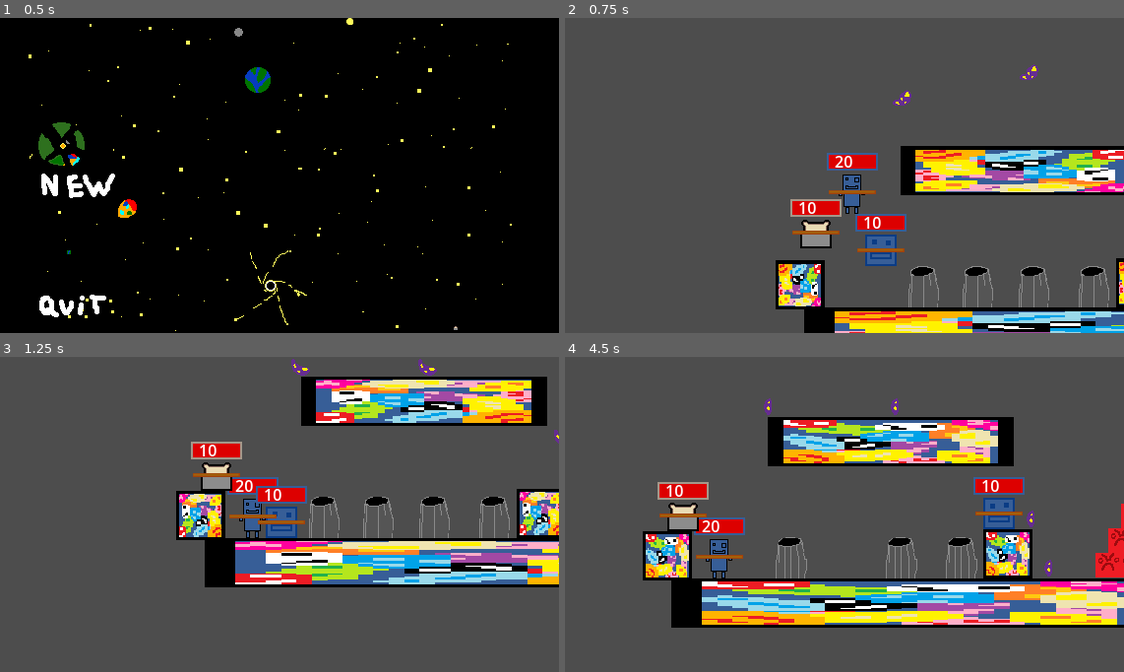
Above: before the commit, frames 1-4 (two rows, left to right).
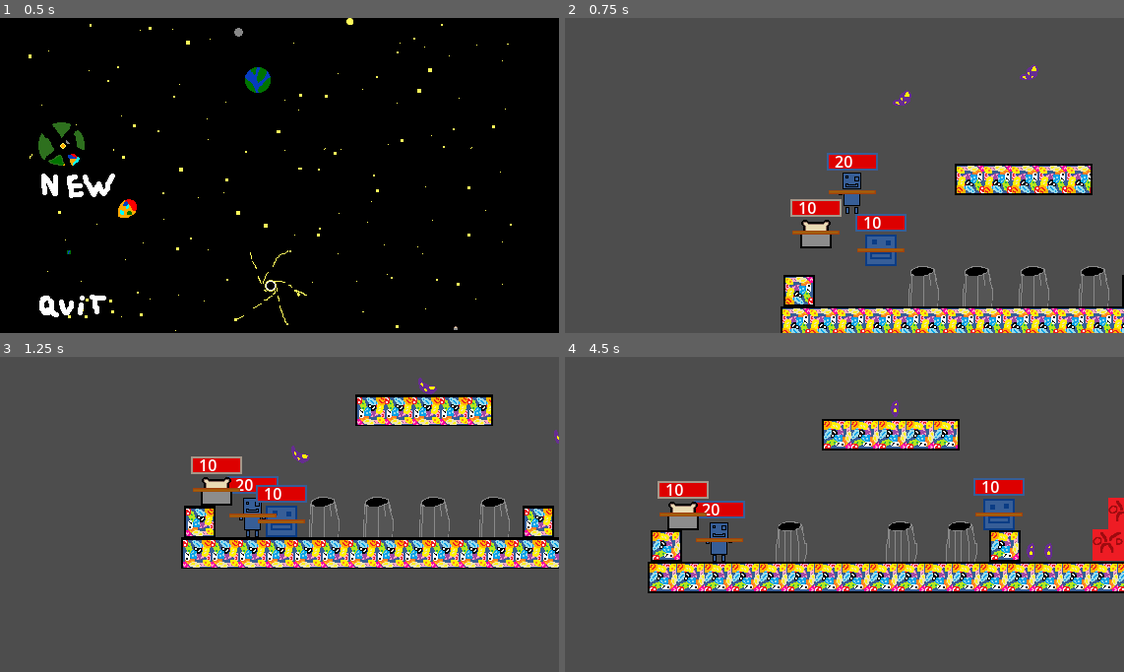
Above: after the commit, the same moments.

Repository: Ksawex4/Block-Jumper-Godot
Game: Godot game, scene res://Scenes/main_menu.tscn
The game is run twice, just before and just after one commit, with the same random seed, the same clock (stepped at 60 frames per second) and the same inputs.
Inputs (mouse positions are in pixels of both pictures, inside the frame that each line leads up to):
- Up to frame 1 (0.5 s): no input
- Up to frame 2 (0.75 s): click (643, 184) at 0.5 s
- Up to frame 3 (1.25 s): no input
- Up to frame 4 (4.5 s): hold D (FencyRight) 1.28-2.78 s; tap 1 (CamFency) at 1.35, 4.35 s; tap W (FencyJump) at 1.52, 2.27, 3.77 s; tap 2 (CamPanLoduwka) at 2.1 s; hold A (FencyLeft) 2.78-3.53 s; tap 3 (CamToasty) at 2.85 s; hold D (FencyRight) from 3.53 s (still down); tap Z (Interract) at 3.6 s

Frame 1 is identical in both runs. In frame 2, 12% of the frame differs, in the area x 37-100%, y 40-100%; in frame 3, 21%; in frame 4, 29%, in the area x 13-100%, y 13-86%.

Commit message:
Bean block now uses Nine Patch Rect node as its texture

Diff:
--- /dev/null
+++ b/Scenes/Objects/bean_block.gd
@@ -0,0 +1,17 @@
+extends CharacterBody2D
+
+@export var Size = Vector2(1, 1)
+
+func _ready() -> void:
+	$NinePatchRect/AnimationPlayer.play("BeanBlock")
+	$CollisionShape2D.shape = $CollisionShape2D.shape.duplicate()
+	$NinePatchRect.size = Size
+	$CollisionShape2D.shape.size = Size
+	$NinePatchRect.anchor_left = 0
+	$NinePatchRect.anchor_right = 0
+	$NinePatchRect.anchor_top = 0
+	$NinePatchRect.anchor_bottom = 0
+	$NinePatchRect.position = -Size / 2
+	$CollisionShape2D.shape.size = Size
+	$CollisionShape2D.position = Vector2.ZERO
+	$NinePatchRect/AnimationPlayer.get_animation("BeanBlock").loop = true
--- a/Scenes/Objects/bean_block.tscn
+++ b/Scenes/Objects/bean_block.tscn
@@ -1,34 +1,75 @@
-[gd_scene load_steps=8 format=3 uid="uid://ds4kjmnylu01w"]
+[gd_scene load_steps=10 format=3 uid="uid://d35pybk0uw3rv"]
 
-[ext_resource type="Texture2D" uid="uid://cwg2cx6ehy0gf" path="res://Textures/BeanBlock/BeanBlockF1.png" id="1_2264p"]
-[ext_resource type="Texture2D" uid="uid://bc653peh6cb8t" path="res://Textures/BeanBlock/BeanBlockF2.png" id="2_j1g6e"]
-[ext_resource type="Texture2D" uid="uid://dqetrplfu8mm4" path="res://Textures/BeanBlock/BeanBlockF3.png" id="3_4e2n1"]
-[ext_resource type="Texture2D" uid="uid://bycj3ur2fnpe6" path="res://Textures/BeanBlock/BeanBlockF4.png" id="4_vuqm0"]
+[ext_resource type="Texture2D" uid="uid://cwy2euwwaaks1" path="res://Textures/BeanBlock/BeanBlockF1.png" id="1_2264p"]
+[ext_resource type="Script" uid="uid://c7j6qtrlrjr0j" path="res://Scenes/Objects/bean_block.gd" id="1_uuxnd"]
+[ext_resource type="Texture2D" uid="uid://cy76oylpquvdd" path="res://Textures/BeanBlock/BeanBlockF2.png" id="3_j1g6e"]
+[ext_resource type="Texture2D" uid="uid://djadu6syn1m4v" path="res://Textures/BeanBlock/BeanBlockF3.png" id="4_4e2n1"]
+[ext_resource type="Texture2D" uid="uid://blug1wug1jyyu" path="res://Textures/BeanBlock/BeanBlockF4.png" id="5_vuqm0"]
 
-[sub_resource type="QuadMesh" id="QuadMesh_o0h20"]
-size = Vector2(50, 50)
+[sub_resource type="Animation" id="Animation_j1g6e"]
+resource_name = "BeanBlock"
+length = 1.2
+step = 0.3
+tracks/0/type = "value"
+tracks/0/imported = false
+tracks/0/enabled = true
+tracks/0/path = NodePath(".:texture")
+tracks/0/interp = 1
+tracks/0/loop_wrap = true
+tracks/0/keys = {
+"times": PackedFloat32Array(0, 0.3, 0.6, 0.9),
+"transitions": PackedFloat32Array(1, 1, 1, 1),
+"update": 1,
+"values": [ExtResource("1_2264p"), ExtResource("3_j1g6e"), ExtResource("4_4e2n1"), ExtResource("5_vuqm0")]
+}
 
-[sub_resource type="AnimatedTexture" id="AnimatedTexture_eb17q"]
-frames = 4
-speed_scale = 4.0
-frame_0/texture = ExtResource("1_2264p")
-frame_1/texture = ExtResource("2_j1g6e")
-frame_1/duration = 1.0
-frame_2/texture = ExtResource("3_4e2n1")
-frame_2/duration = 1.0
-frame_3/texture = ExtResource("4_vuqm0")
-frame_3/duration = 1.0
+[sub_resource type="Animation" id="Animation_4e2n1"]
+length = 0.001
+tracks/0/type = "value"
+tracks/0/imported = false
+tracks/0/enabled = true
+tracks/0/path = NodePath(".:texture")
+tracks/0/interp = 1
+tracks/0/loop_wrap = true
+tracks/0/keys = {
+"times": PackedFloat32Array(0),
+"transitions": PackedFloat32Array(1),
+"update": 1,
+"values": [ExtResource("3_j1g6e")]
+}
+
+[sub_resource type="AnimationLibrary" id="AnimationLibrary_vuqm0"]
+_data = {
+&"BeanBlock": SubResource("Animation_j1g6e"),
+&"RESET": SubResource("Animation_4e2n1")
+}
 
 [sub_resource type="RectangleShape2D" id="RectangleShape2D_14tek"]
-size = Vector2(50, 50)
+size = Vector2(32, 32)
 
 [node name="BeanBlock" type="CharacterBody2D"]
 collision_mask = 0
+script = ExtResource("1_uuxnd")
 
-[node name="BeanBlockMesh" type="MeshInstance2D" parent="."]
+[node name="NinePatchRect" type="NinePatchRect" parent="."]
 texture_filter = 1
-mesh = SubResource("QuadMesh_o0h20")
-texture = SubResource("AnimatedTexture_eb17q")
+offset_left = -16.0
+offset_top = -16.0
+offset_right = 16.0
+offset_bottom = 16.0
+texture = ExtResource("3_j1g6e")
+patch_margin_left = 2
+patch_margin_top = 2
+patch_margin_right = 2
+patch_margin_bottom = 2
+axis_stretch_horizontal = 1
+axis_stretch_vertical = 1
 
-[node name="BeanBlockCollision" type="CollisionShape2D" parent="."]
+[node name="AnimationPlayer" type="AnimationPlayer" parent="NinePatchRect"]
+libraries = {
+&"": SubResource("AnimationLibrary_vuqm0")
+}
+speed_scale = 1.2
+
+[node name="CollisionShape2D" type="CollisionShape2D" parent="."]
 shape = SubResource("RectangleShape2D_14tek")
--- a/Scenes/Objects/kill_block.tscn
+++ b/Scenes/Objects/kill_block.tscn
@@ -1,24 +1,28 @@
-[gd_scene load_steps=8 format=3 uid="uid://benxxxiyfuc42"]
+[gd_scene load_steps=7 format=3 uid="uid://benxxxiyfuc42"]
 
 [ext_resource type="Texture2D" uid="uid://dh74wyglmfps3" path="res://Textures/KillBlock/KillBlockF1.png" id="1_fbaxx"]
 [ext_resource type="Script" uid="uid://dd02tgrxid5gr" path="res://Scripts/kill_block.gd" id="1_mdu3c"]
 [ext_resource type="Texture2D" uid="uid://ckycfof7bslke" path="res://Textures/KillBlock/KillBlockF2.png" id="2_mdu3c"]
 
-[sub_resource type="QuadMesh" id="QuadMesh_a5rw2"]
-size = Vector2(25, 25)
-
-[sub_resource type="AnimatedTexture" id="AnimatedTexture_3n5kn"]
-frames = 2
-speed_scale = 2.0
-frame_0/texture = ExtResource("1_fbaxx")
-frame_1/texture = ExtResource("2_mdu3c")
-frame_1/duration = 1.0
+[sub_resource type="SpriteFrames" id="SpriteFrames_mdu3c"]
+animations = [{
+"frames": [{
+"duration": 1.0,
+"texture": ExtResource("1_fbaxx")
+}, {
+"duration": 1.0,
+"texture": ExtResource("2_mdu3c")
+}],
+"loop": true,
+"name": &"default",
+"speed": 5.0
+}]
 
 [sub_resource type="RectangleShape2D" id="RectangleShape2D_awlhv"]
-size = Vector2(25, 25)
+size = Vector2(32, 32)
 
 [sub_resource type="RectangleShape2D" id="RectangleShape2D_mdu3c"]
-size = Vector2(25, 25)
+size = Vector2(32, 32)
 
 [node name="KillBlock" type="CharacterBody2D"]
 collision_layer = 4
@@ -26,11 +30,11 @@
 script = ExtResource("1_mdu3c")
 damage = 5
 
-[node name="MeshInstance2D" type="MeshInstance2D" parent="."]
-texture_filter = 1
-rotation = 3.14159
-mesh = SubResource("QuadMesh_a5rw2")
-texture = SubResource("AnimatedTexture_3n5kn")
+[node name="AnimatedSprite2D" type="AnimatedSprite2D" parent="."]
+position = Vector2(1.19209e-06, -9.53674e-07)
+scale = Vector2(0.5, 0.5)
+sprite_frames = SubResource("SpriteFrames_mdu3c")
+frame_progress = 0.367154
 
 [node name="CollisionShape2D" type="CollisionShape2D" parent="."]
 shape = SubResource("RectangleShape2D_awlhv")
--- a/Scenes/Objects/pan_loduwka.tscn
+++ b/Scenes/Objects/pan_loduwka.tscn
@@ -127,7 +127,7 @@
 
 [node name="AnimatedSprite2D" type="AnimatedSprite2D" parent="."]
 sprite_frames = SubResource("SpriteFrames_wc7eg")
-frame_progress = 0.0833453
+frame_progress = 0.594986
 
 [node name="PanLoduwkaCollision" type="CollisionShape2D" parent="."]
 position = Vector2(-0.5, 1)
--- a/Scenes/test_room.tscn
+++ b/Scenes/test_room.tscn
@@ -2,14 +2,14 @@
 
 [ext_resource type="PackedScene" uid="uid://btuf7ucts5n8c" path="res://Scenes/Objects/fency.tscn" id="1_6idp7"]
 [ext_resource type="PackedScene" uid="uid://cxnvloc13qu04" path="res://Scenes/Objects/pan_loduwka.tscn" id="1_afs4w"]
-[ext_resource type="PackedScene" uid="uid://ds4kjmnylu01w" path="res://Scenes/Objects/bean_block.tscn" id="1_ycph5"]
+[ext_resource type="PackedScene" uid="uid://d35pybk0uw3rv" path="res://Scenes/Objects/bean_block.tscn" id="1_ycph5"]
 [ext_resource type="PackedScene" uid="uid://hhepu0udy5hv" path="res://Scenes/Objects/toasty.tscn" id="2_3tvqv"]
 [ext_resource type="PackedScene" uid="uid://benxxxiyfuc42" path="res://Scenes/Objects/kill_block.tscn" id="5_3tvqv"]
 [ext_resource type="PackedScene" uid="uid://ckfel1j514sxw" path="res://Scenes/Objects/bean.tscn" id="6_548gw"]
 [ext_resource type="PackedScene" path="res://Scenes/Objects/smooth_camera.tscn" id="7_hjqbe"]
 [ext_resource type="AudioStream" uid="uid://lst2ll0xq7yu" path="res://Songs/souZworkaSong.wav" id="8_8h618"]
 [ext_resource type="PackedScene" uid="uid://0ynbmsngdc15" path="res://Scenes/Objects/trash_can.tscn" id="9_f2n0o"]
-[ext_resource type="PackedScene" uid="uid://pvjoht0ijntt" path="res://Scenes/Objects/stick.tscn" id="10_3rmdf"]
+[ext_resource type="Texture2D" uid="uid://cwy2euwwaaks1" path="res://Textures/BeanBlock/BeanBlockF1.png" id="11_wv2xt"]
 
 [node name="TestRoom" type="Node2D"]
 
@@ -22,37 +22,23 @@
 [node name="Fency" parent="." instance=ExtResource("1_6idp7")]
 position = Vector2(105, 199)
 
-[node name="BeanBlock" parent="." instance=ExtResource("1_ycph5")]
-position = Vector2(277, 292)
-scale = Vector2(10, 1)
-
-[node name="BeanBlock2" parent="." instance=ExtResource("1_ycph5")]
-position = Vector2(250, 128)
-scale = Vector2(5, 1)
-
-[node name="BeanBlock3" parent="." instance=ExtResource("1_ycph5")]
-position = Vector2(369, 242)
-
-[node name="BeanBlock4" parent="." instance=ExtResource("1_ycph5")]
-position = Vector2(23, 244)
-
 [node name="KillBlock" parent="." instance=ExtResource("5_3tvqv")]
-position = Vector2(471, 253)
+position = Vector2(471, 249)
 
 [node name="KillBlock2" parent="." instance=ExtResource("5_3tvqv")]
-position = Vector2(496, 253)
+position = Vector2(503, 249)
 
 [node name="KillBlock3" parent="." instance=ExtResource("5_3tvqv")]
-position = Vector2(484, 228)
+position = Vector2(487, 217)
 
 [node name="KillBlock6" parent="." instance=ExtResource("5_3tvqv")]
-position = Vector2(497, 203)
+position = Vector2(503, 185)
 
 [node name="KillBlock4" parent="." instance=ExtResource("5_3tvqv")]
-position = Vector2(521, 253)
+position = Vector2(535, 249)
 
 [node name="KillBlock5" parent="." instance=ExtResource("5_3tvqv")]
-position = Vector2(509, 228)
+position = Vector2(519, 217)
 
 [node name="Bean" parent="." instance=ExtResource("6_548gw")]
 position = Vector2(411, 126)
@@ -84,5 +70,33 @@
 [node name="TrashCan4" parent="." instance=ExtResource("9_f2n0o")]
 position = Vector2(149, 242)
 
-[node name="Stick" parent="." instance=ExtResource("10_3rmdf")]
-position = Vector2(159, 205)
+[node name="BeanBlock" parent="." instance=ExtResource("1_ycph5")]
+position = Vector2(278, 282)
+Size = Vector2(550, 32)
+
+[node name="NinePatchRect" type="NinePatchRect" parent="."]
+texture_filter = 1
+texture_repeat = 3
+offset_left = -478.0
+offset_top = 331.0
+offset_right = -446.0
+offset_bottom = 363.0
+texture = ExtResource("11_wv2xt")
+patch_margin_left = 2
+patch_margin_top = 2
+patch_margin_right = 2
+patch_margin_bottom = 2
+axis_stretch_horizontal = 1
+axis_stretch_vertical = 1
+
+[node name="BeanBlock2" parent="." instance=ExtResource("1_ycph5")]
+position = Vector2(250, 137)
+Size = Vector2(140, 32)
+
+[node name="BeanBlock3" parent="." instance=ExtResource("1_ycph5")]
+position = Vector2(366, 250)
+Size = Vector2(32, 32)
+
+[node name="BeanBlock4" parent="." instance=ExtResource("1_ycph5")]
+position = Vector2(22, 250)
+Size = Vector2(32, 32)
--- a/project.godot
+++ b/project.godot
@@ -28,6 +28,28 @@
 window/size/viewport_height=320
 window/size/mode=3
 window/stretch/mode="canvas_items"
+
+[importer_defaults]
+
+texture={
+"compress/channel_pack": 0,
+"compress/hdr_compression": 1,
+"compress/high_quality": false,
+"compress/lossy_quality": 0.7,
+"compress/mode": 0,
+"compress/normal_map": 0,
+"detect_3d/compress_to": 0,
+"mipmaps/generate": false,
+"mipmaps/limit": -1,
+"process/fix_alpha_border": true,
+"process/hdr_as_srgb": false,
+"process/hdr_clamp_exposure": false,
+"process/normal_map_invert_y": false,
+"process/premult_alpha": false,
+"process/size_limit": 0,
+"roughness/mode": 0,
+"roughness/src_normal": ""
+}
 
 [input]
 
Not shown, added: Scenes/Objects/bean_block.gd.uid
Not shown, changed: Textures/BeanBlock/BeanBlockF1.png.import
Not shown, changed: Textures/BeanBlock/BeanBlockF2.png.import
Not shown, changed: Textures/BeanBlock/BeanBlockF3.png.import
Not shown, changed: Textures/BeanBlock/BeanBlockF4.png.import
